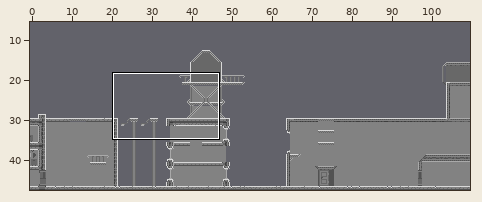
A Tiled map gets an edit: resource/maps/fourth_level.tmx. Above: a wide view before the commit, with the close-up outlined.
Close-up. Before the commit:
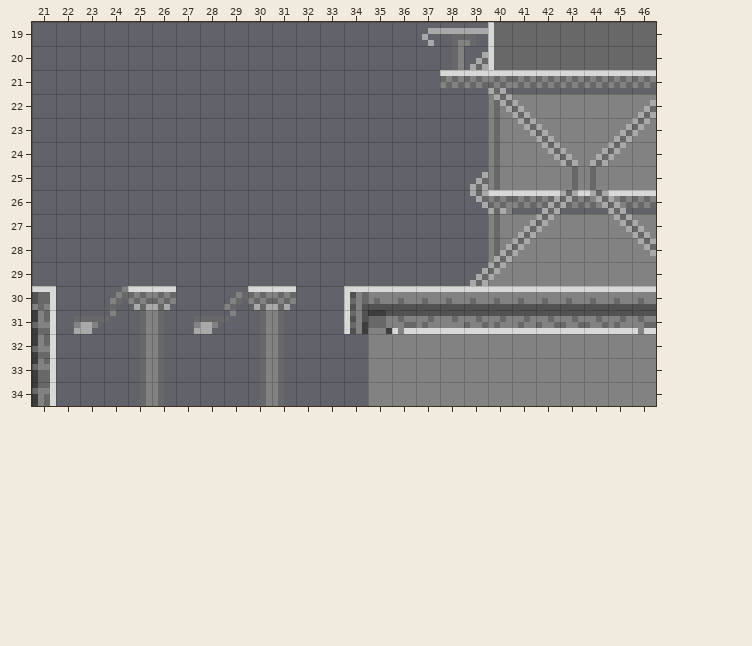
Cells are 4x4 px. Shown: x 21..46, y 19..34. The commit also changed other parts of the map, which this record leaves out.
The same view after the edit:
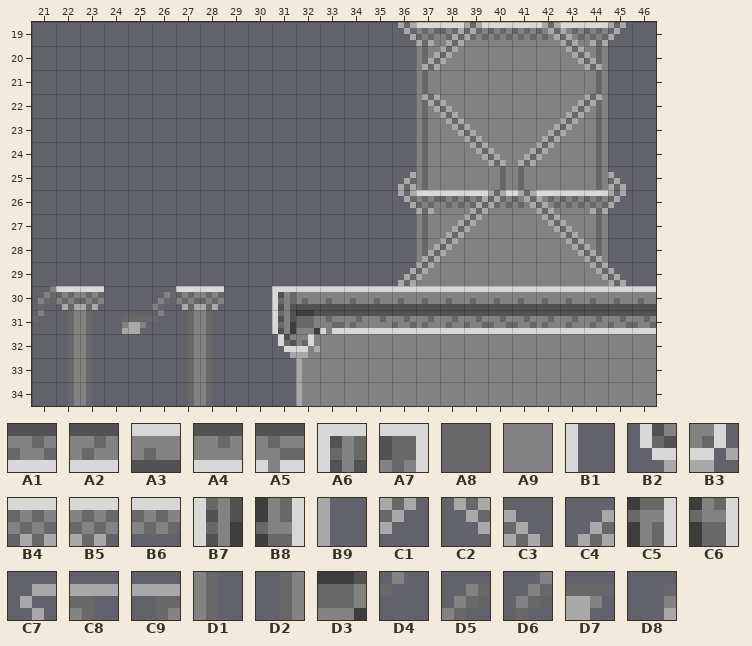
Key: from "city_tileset": A1 0 turned 180, A2 1 turned 180, A3 2, A4 2 turned 180, A5 3 turned 180, A6 18, A7 19, A8 35, A9 36, B1 50 turned 270, B2 70, B3 71, B4 76, B5 76 flipped left-right, B6 77, B7 80, B8 81, B9 87, C1 92, C2 92 flipped left-right, C3 92 flipped up-down, C4 92 turned 180, C5 97, C6 113, C7 192, C8 193, C9 193 flipped left-right, D1 209, D2 209 flipped left-right, D3 215 flipped up-down, D4 221, D5 232, D6 232 flipped on the diagonal, D7 233 flipped left-right, D8 234 flipped left-right.
__ is an empty cell, ## one hidden under a higher layer.
Tiles replaced or removed in this view: A1, A2, A4, A5, A6, A7, A8, A9, B1, B4, B5, B6, B7, B8, C1, C2, C3, C4, C5, C6, C7, C8, C9, D1, D2, D3, D4, D5, D6, D7, D8.
Tiles of an added or newly shown layer are drawn over the layers below it.
Changes in this commit:
Changed rows in their new state; .. is an unchanged cell.
Layer "background":
first column x 32:
19 .. .. .. .. .. A9 A9 A9 A9 A9 A9 A9 A9 __ ..
20 .. .. .. .. .. A9 A9 A9 A9 A9 A9 A9 A9 .. ..
21 .. .. .. .. .. A9 A9 A9 A9 A9 A9 A9 A9 .. ..
22 .. .. .. .. .. A9 A9 A9 .. .. .. .. .. __ __
23 .. .. .. .. .. A9 A9 A9 .. .. .. .. .. __ __
24 .. .. .. .. .. A9 A9 A9 .. .. .. .. .. __ __
25 .. .. .. .. .. A9 A9 A9 .. .. .. .. .. __ __
26 .. .. .. .. .. A9 A9 A9 .. A9 A9 A9 A9 .. ..
27 .. .. .. .. .. A9 A9 A9 .. .. .. .. .. __ __
28 .. .. .. .. .. A9 A9 A9 .. .. .. .. .. __ __
29 .. .. .. .. .. A9 A9 A9 .. .. .. .. .. __ __
32 A9 A9 A9 .. .. .. .. .. .. .. .. .. .. .. ..
33 A9 A9 A9 .. .. .. .. .. .. .. .. .. .. .. ..
34 A9 A9 A9 .. .. .. .. .. .. .. .. .. .. .. ..
Layer "b/background" (now shown):
first column x 21:
19 .. .. .. .. .. .. .. .. .. .. .. .. .. .. .. .. B5 B6 B6 B6 B6 B6 B6 B4
20 .. .. .. .. .. .. .. .. .. .. .. .. .. .. .. .. D1 .. .. .. .. .. .. D2
21 .. .. .. .. .. .. .. .. .. .. .. .. .. .. .. .. D1 .. .. .. .. .. .. D2
22 .. .. .. .. .. .. .. .. .. .. .. .. .. .. .. .. D1 .. .. .. .. .. .. D2
23 .. .. .. .. .. .. .. .. .. .. .. .. .. .. .. .. D1 .. .. .. .. .. .. D2
24 .. .. .. .. .. .. .. .. .. .. .. .. .. .. .. .. D1 .. .. .. .. .. .. D2
25 .. .. .. .. .. .. .. .. .. .. .. .. .. .. .. .. D1 .. .. .. .. .. .. D2
26 .. .. .. .. .. .. .. .. .. .. .. .. .. .. .. .. B5 B6 B6 B6 B6 B6 B6 B4
27 .. .. .. .. .. .. .. .. .. .. .. .. .. .. .. .. D1 .. .. .. .. .. .. D2
28 .. .. .. .. .. .. .. .. .. .. .. .. .. .. .. .. D1 .. .. .. .. .. .. D2
30 D6 .. .. .. .. D5 .. .. .. .. .. .. .. .. .. .. .. .. .. .. .. .. .. ..
31 D4 D2 D1 D8 D7 D4 D2 D1 .. .. .. .. .. .. .. .. .. .. .. .. .. .. .. ..
32 .. D2 D1 .. .. .. D2 D1 .. .. .. .. .. .. .. .. .. .. .. .. .. .. .. ..
33 .. D2 D1 .. .. .. D2 D1 .. .. .. .. .. .. .. .. .. .. .. .. .. .. .. ..
34 .. D2 D1 .. .. .. D2 D1 .. .. .. .. .. .. .. .. .. .. .. .. .. .. .. ..
Layer "b/front layer" (now shown):
first column x 22:
19 .. .. .. .. .. .. .. .. .. .. .. .. .. .. C2 .. C4 C1 .. .. C2 C3 .. C1
20 .. .. .. .. .. .. .. .. .. .. .. .. .. .. .. C4 C1 .. .. .. .. C2 C3 ..
21 .. .. .. .. .. .. .. .. .. .. .. .. .. .. .. D1 .. .. .. .. .. .. D2 ..
22 .. .. .. .. .. .. .. .. .. .. .. .. .. .. .. C2 C3 .. .. .. .. C4 C1 ..
23 .. .. .. .. .. .. .. .. .. .. .. .. .. .. .. .. C2 C3 .. .. C4 C1 .. ..
24 .. .. .. .. .. .. .. .. .. .. .. .. .. .. .. .. .. C2 C3 C4 C1 .. .. ..
25 .. .. .. .. .. .. .. .. .. .. .. .. .. .. C4 .. .. .. D2 D1 .. .. .. C3
26 .. .. .. .. .. .. .. .. .. .. .. .. .. .. C2 .. .. C4 C1 C2 C3 .. .. C1
27 .. .. .. .. .. .. .. .. .. .. .. .. .. .. .. .. C4 C1 .. .. C2 C3 .. ..
28 .. .. .. .. .. .. .. .. .. .. .. .. .. .. .. C4 C1 .. .. .. .. C2 C3 ..
29 .. .. .. .. .. .. .. .. .. .. .. .. .. .. C4 C1 .. .. .. .. .. .. C2 C3
30 B4 B5 .. .. .. B4 B5 .. .. .. .. .. .. .. .. .. .. .. .. .. .. .. .. ..
Layer "r/background":
first column x 21:
19 .. .. .. .. .. .. .. .. .. .. .. .. .. .. .. .. B5 B6 B6 B6 B6 B6 B6 B4 .. ..
20 .. .. .. .. .. .. .. .. .. .. .. .. .. .. .. .. D1 __ __ .. .. .. .. D2 .. ..
21 .. .. .. .. .. .. .. .. .. .. .. .. .. .. .. .. D1 __ __ __ __ __ __ D2 __ __
22 .. .. .. .. .. .. .. .. .. .. .. .. .. .. .. .. D1 .. .. __ .. .. .. D2 .. ..
23 .. .. .. .. .. .. .. .. .. .. .. .. .. .. .. .. D1 .. .. __ .. .. .. D2 .. ..
24 .. .. .. .. .. .. .. .. .. .. .. .. .. .. .. .. D1 .. .. __ .. .. .. D2 .. ..
25 .. .. .. .. .. .. .. .. .. .. .. .. .. .. .. .. D1 .. __ __ .. .. .. D2 .. ..
26 .. .. .. .. .. .. .. .. .. .. .. .. .. .. .. .. B5 B6 B6 B6 .. .. .. B4 __ __
27 .. .. .. .. .. .. .. .. .. .. .. .. .. .. .. .. D1 .. .. __ .. .. .. D2 .. ..
28 .. .. .. .. .. .. .. .. .. .. .. .. .. .. .. .. D1 .. .. __ .. .. .. D2 .. ..
29 .. .. .. .. .. .. .. .. .. .. .. .. .. .. .. .. .. .. __ __ .. .. .. .. .. ..
30 D6 .. .. __ __ D5 .. .. __ __ ## .. .. ## .. .. .. .. .. .. .. .. .. .. .. ..
31 D4 D2 D1 D8 D7 D4 D2 D1 __ __ ## .. .. ## ## ## .. ## .. ## ## ## ## ## ## ##
32 __ D2 D1 .. __ __ D2 D1 .. __ B2 B3 .. .. .. .. .. .. .. .. .. .. .. .. .. ..
33 __ D2 D1 .. __ __ D2 D1 .. __ __ B9 .. .. .. .. .. .. .. .. .. .. .. .. .. ..
34 __ D2 D1 .. __ __ D2 D1 .. __ __ B9 .. .. .. .. .. .. .. .. .. .. .. .. .. ..
Layer "r/front layer":
first column x 22:
19 .. .. .. .. .. .. .. .. .. .. .. .. .. .. C2 .. C4 C1 __ .. C2 C3 .. C1 ..
20 .. .. .. .. .. .. .. .. .. .. .. .. .. .. .. C4 C1 .. __ .. .. C2 C3 .. ..
21 .. .. .. .. .. .. .. .. .. .. .. .. .. .. .. D1 .. .. .. .. .. .. D2 .. ..
22 .. .. .. .. .. .. .. .. .. .. .. .. .. .. .. C2 C3 .. __ __ .. C4 C1 .. __
23 .. .. .. .. .. .. .. .. .. .. .. .. .. .. .. .. C2 C3 .. __ C4 C1 .. __ __
24 .. .. .. .. .. .. .. .. .. .. .. .. .. .. .. .. .. C2 C3 C4 C1 __ __ __ ..
25 .. .. .. .. .. .. .. .. .. .. .. .. .. .. C4 .. .. .. D2 D1 .. __ __ C3 ..
26 .. .. .. .. .. .. .. .. .. .. .. .. .. .. C2 .. .. C4 C1 C2 C3 __ __ C1 ..
27 .. .. .. .. .. .. .. .. .. .. .. .. .. .. .. .. C4 C1 .. __ C2 C3 .. __ __
28 .. .. .. .. .. .. .. .. .. .. .. .. .. .. .. C4 C1 .. __ __ .. C2 C3 .. __
29 .. .. .. .. .. .. .. .. .. .. .. .. .. .. C4 C1 .. .. .. .. .. .. C2 C3 ..
30 B4 B5 .. .. .. B4 B5 .. .. .. .. .. .. .. .. .. .. .. .. .. .. .. .. .. ..
Layer "g/background" (now shown):
first column x 21:
19 .. .. .. .. .. .. .. .. .. .. .. .. .. .. .. .. B5 B6 B6 B6 B6 B6 B6 B4 .. ..
20 .. .. .. .. .. .. .. .. .. .. .. .. .. .. .. .. D1 .. .. .. .. .. .. D2 .. ..
21 .. .. .. .. .. .. .. .. .. .. .. .. .. .. .. .. D1 .. .. .. .. .. .. D2 .. ..
22 .. .. .. .. .. .. .. .. .. .. .. .. .. .. .. .. D1 .. .. .. .. .. .. D2 .. ..
23 .. .. .. .. .. .. .. .. .. .. .. .. .. .. .. .. D1 .. .. .. .. .. .. D2 .. ..
24 .. .. .. .. .. .. .. .. .. .. .. .. .. .. .. .. D1 .. .. .. .. .. .. D2 .. ..
25 .. .. .. .. .. .. .. .. .. .. .. .. .. .. .. .. D1 .. .. .. .. .. .. D2 .. ..
26 .. .. .. .. .. .. .. .. .. .. .. .. .. .. .. .. B5 B6 B6 B6 B6 B6 B6 B4 .. ..
27 .. .. .. .. .. .. .. .. .. .. .. .. .. .. .. .. D1 .. .. .. .. .. .. D2 .. ..
28 .. .. .. .. .. .. .. .. .. .. .. .. .. .. .. .. D1 .. .. .. .. .. .. D2 .. ..
30 D6 .. .. .. .. D5 .. .. .. .. A6 A3 A3 A3 .. .. .. .. .. .. .. .. .. .. .. ..
31 D4 D2 D1 D8 D7 D4 D2 D1 .. .. B7 D3 A5 A2 A4 A1 .. A2 .. A1 A1 A2 A2 A2 A1 A1
32 .. D2 D1 .. .. .. D2 D1 .. .. B2 B3 .. .. .. .. .. .. .. .. .. .. .. .. .. ..
33 .. D2 D1 .. .. .. D2 D1 .. .. .. B9 .. .. .. .. .. .. .. .. .. .. .. .. .. ..
34 .. D2 D1 .. .. .. D2 D1 .. .. .. B9 .. .. .. .. .. .. .. .. .. .. .. .. .. ..
Layer "g/front layer" (now shown):
first column x 22:
19 .. .. .. .. .. .. .. .. .. .. .. .. .. .. C2 .. C4 C1 .. .. C2 C3 .. C1
20 .. .. .. .. .. .. .. .. .. .. .. .. .. .. .. C4 C1 .. .. .. .. C2 C3 ..
21 .. .. .. .. .. .. .. .. .. .. .. .. .. .. .. D1 .. .. .. .. .. .. D2 ..
22 .. .. .. .. .. .. .. .. .. .. .. .. .. .. .. C2 C3 .. .. .. .. C4 C1 ..
23 .. .. .. .. .. .. .. .. .. .. .. .. .. .. .. .. C2 C3 .. .. C4 C1 .. ..
24 .. .. .. .. .. .. .. .. .. .. .. .. .. .. .. .. .. C2 C3 C4 C1 .. .. ..
25 .. .. .. .. .. .. .. .. .. .. .. .. .. .. C4 .. .. .. D2 D1 .. .. .. C3
26 .. .. .. .. .. .. .. .. .. .. .. .. .. .. C2 .. .. C4 C1 C2 C3 .. .. C1
27 .. .. .. .. .. .. .. .. .. .. .. .. .. .. .. .. C4 C1 .. .. C2 C3 .. ..
28 .. .. .. .. .. .. .. .. .. .. .. .. .. .. .. C4 C1 .. .. .. .. C2 C3 ..
29 .. .. .. .. .. .. .. .. .. .. .. .. .. .. C4 C1 .. .. .. .. .. .. C2 C3
30 B4 B5 .. .. .. B4 B5 .. .. .. .. .. .. .. .. .. .. .. .. .. .. .. .. ..
Where, in picture pixels (left, top, right, bottom), the same in both close-ups:
changed: (398, 22, 656, 286)
changed: (32, 286, 410, 406)
changed: (446, 322, 452, 328)
changed: (488, 316, 650, 334)
